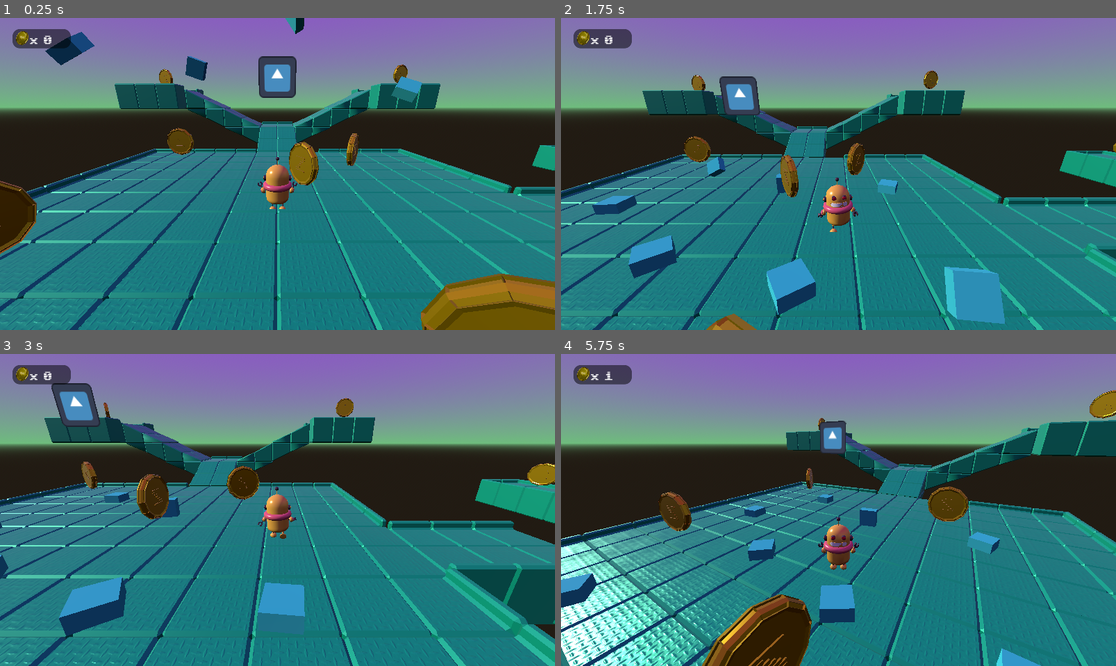
Above: before the commit, frames 1-4 (two rows, left to right).
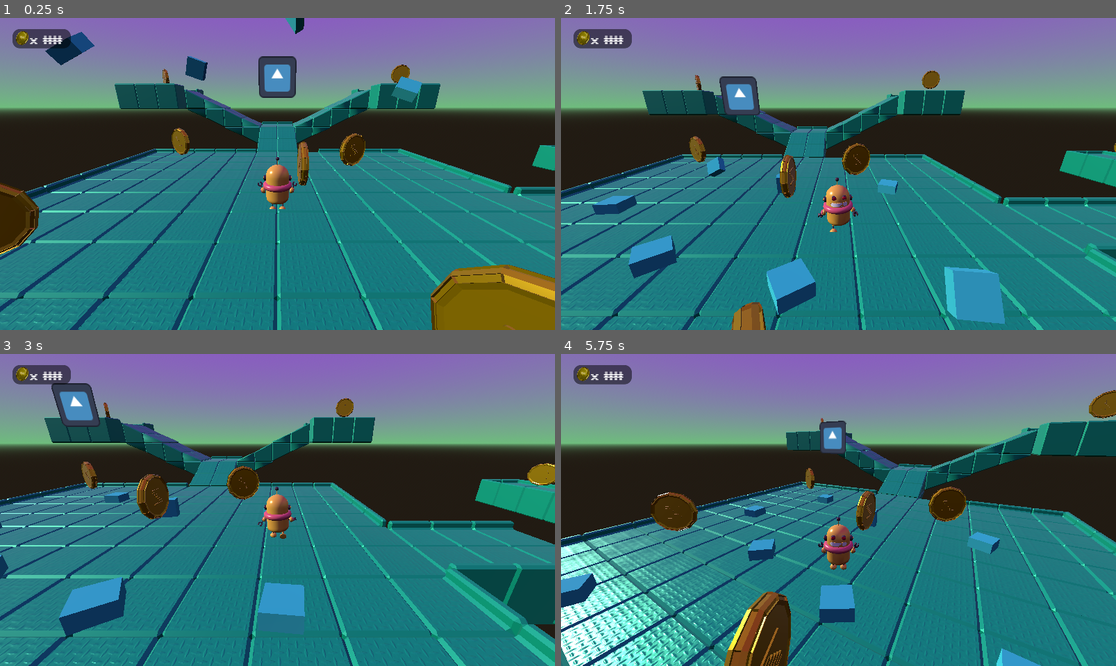
Above: after the commit, the same moments.

Repository: IsaiahMurray/3D-Platformer-Tutorial
Game: Godot game, scene res://scenes/level_1.tscn
Same seed, same stepped clock (60 frames per second), same inputs: the game is played once before the commit and once after it. The engine's default icon, where the game draws it, is replaced by a stand-in: a white triangle on a blue panel in a dark square.
Inputs:
- Up to frame 1 (0.25 s): no input
- Up to frame 2 (1.75 s): tap Enter (ui_accept) at 0.5, 0.77, 1.52 s; hold Right (ui_right) 0.53-1.28 s; tap A (camera_left) at 0.6 s; hold Down (ui_down) from 1.28 s (still down); tap D (camera_right) at 1.35 s
- Up to frame 3 (3 s): release Down (ui_down) at 2.03 s; hold Right (ui_right) 2.03-2.78 s; tap A (camera_left) at 2.1 s; hold Up (ui_up) from 2.78 s (still down); tap D (camera_right) at 2.85 s
- Up to frame 4 (5.75 s): tap Enter (ui_accept) at 3.02, 3.77, 4.52 s; release Up (ui_up) at 3.53 s; hold Left (ui_left) 3.53-5.03 s; tap A (camera_left) at 3.6, 5.1 s; tap D (camera_right) at 4.35 s; hold Down (ui_down) from 5.03 s (still down)

The runs differ from the first frame. In frame 1, 4.3% of the frame differs, in the area x 0-100%, y 5-100%; in frame 2, 1.5%; in frame 3, less than 0.1%; in frame 4, 4.0%.
Error after the commit: Parse Error: Identifier "Global" not declared in the current scope. (res://assets/Scripts/level_1.gd:4)

Commit message:
Update project.godot

Diff:
--- a/3d-platformer-tutorial/project.godot
+++ b/3d-platformer-tutorial/project.godot
@@ -14,10 +14,6 @@
 run/main_scene="res://scenes/level_1.tscn"
 config/features=PackedStringArray("4.3", "Forward Plus")
 config/icon="res://assets/icon.svg"
-
-[autoload]
-
-Global="*res://assets/Scripts/global.gd"
 
 [input]
 
